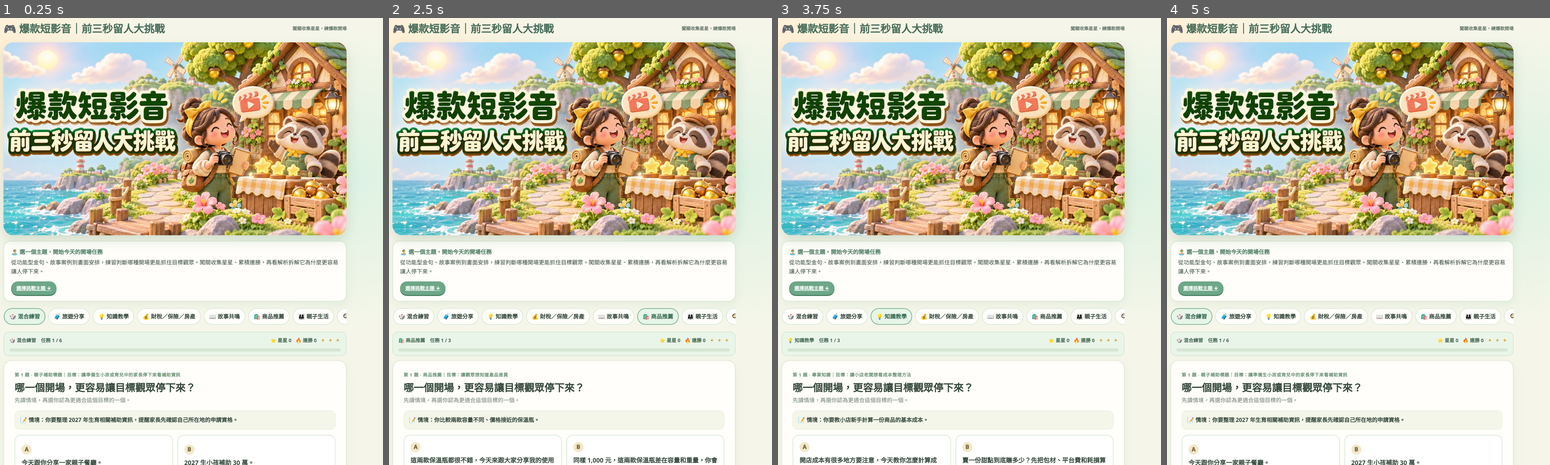
Above: before the commit, frames 1-4 (left to right).
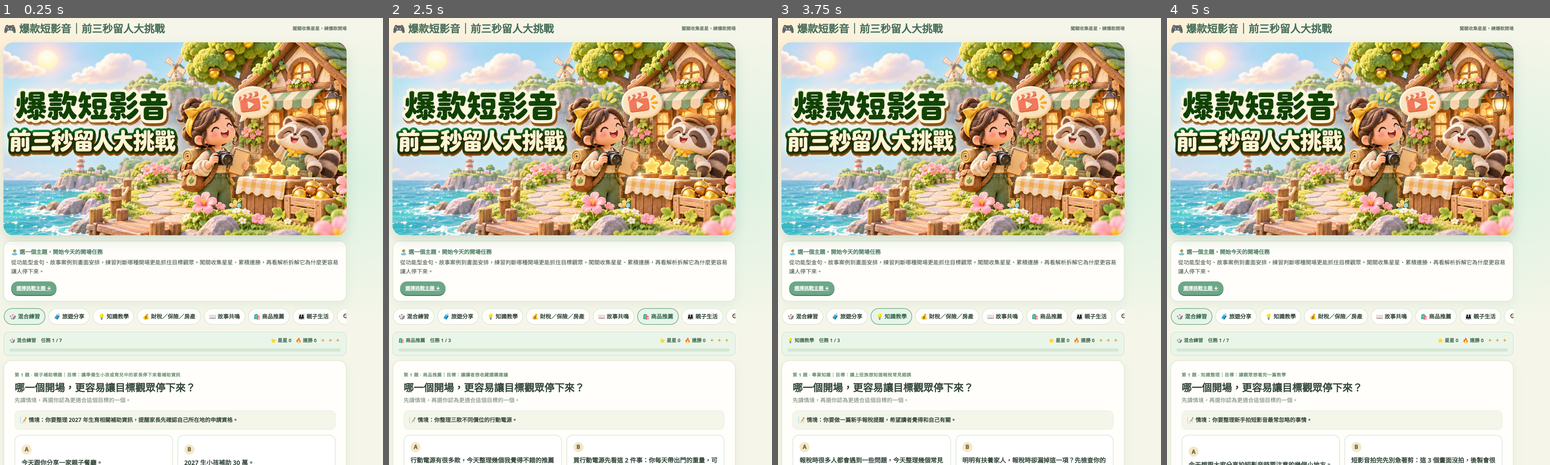
Above: after the commit, the same moments.

Repository: leonyang0512-stack/self-media-positioning-game
Game: browser game, page copywriting-observation-game/index.html
The game is run twice, just before and just after one commit, with the same random seed, the same clock (stepped at 60 frames per second) and the same inputs.
Inputs:
- Up to frame 1 (0.25 s): no input
- Up to frame 2 (2.5 s): click "🍳 美食功能型" at 1.27 s; click "A 今天跟你分享一家親子餐廳。 點一下，選擇這個做法" at 1.87 s; click "🛍️ 商品推薦" at 2.47 s
- Up to frame 3 (3.75 s): click "選擇挑戰主題 ↓" at 3.07 s; click "💡 知識教學" at 3.67 s
- Up to frame 4 (5 s): click "A 開店成本有很多地方要注意，今天教你怎麼計算成本。 點一…" (after the commit: "A 報稅時很多人都會遇到一些問題，今天整理幾個常見的狀況。…") at 4.27 s; click "🎲 混合練習" at 4.87 s

The runs differ from the first frame. In frame 1, less than 0.1% of the frame differs, in the area x 15-17%, y 71-73%; in frame 2, 0.9%; in frame 3, 1.0%; in frame 4, 1.3%, in the area x 5-86%, y 71-100%.

Commit message:
Add exercise result hook question

Diff:
--- a/copywriting-observation-game/index.html
+++ b/copywriting-observation-game/index.html
@@ -28,7 +28,8 @@
     {kind:'商品推薦',goal:'讓觀眾想知道產品差異',scenario:'你比較兩款容量不同、價格接近的保溫瓶。',a:'這兩款保溫瓶都很不錯，今天來跟大家分享我的使用心得。',b:'同樣 1,000 元，這兩款保溫瓶差在容量和重量，你會選哪個？',best:'b',why:'第二句直接交代比較條件，也把選擇問題留給觀眾。第一句只有「都不錯」，還看不出這篇能幫忙解決什麼問題。',clues:['比較條件','觀眾需求','互動問題'],lesson:'商品推薦要以真實體驗和清楚條件為基礎，避免只有稱讚、沒有可驗證資訊。'},
     {kind:'親子補助標題',goal:'讓準備生小孩或育兒中的家長停下來看補助資訊',scenario:'你要整理 2027 年生育相關補助資訊，提醒家長先確認自己所在地的申請資格。',a:'今天跟你分享一家親子餐廳。',b:' …(208 unchanged characters)…
     {kind:'知識整理',goal:'讓觀眾想看完一篇教學',scenario:'你要整理新手拍短影音最常忽略的事情。',a:'今天想跟大家分享拍短影音時要注意的幾個小地方。',b:'短影音拍完先別急著剪：這 3 個畫面沒拍，後製會很難救。',best:'b',why:'第二句先提出常見動作「拍完就剪」，再給出可能的代價與明確數量。它讓觀眾知道內容會解決什麼問題。',clues:['打破慣性','具體後果','內容承諾'],lesson:'標題承諾的「3 個畫面」要在內容裡真的交代，別讓開場跑得比內容快。'}
-  ]},
+,
+    {kind:'運動功效型標題',goal:'讓觀眾一眼看懂運動後能看到的結果',scenario:'你拍一支居家腿部訓練影片，目標是讓觀眾在前三秒停下來。',a:'教你一個瘦腿的動作。',b:'這個動作大腿少 2 公分。',best:'b',why:'功效型開場先交代結果，讓觀眾立刻知道留下來能看到什麼。A 只說要教動作，沒有明確結果；B 指出部位和可量化變化，停留理由更清楚。',clues:['結果先行','部位明確','具體數字'],lesson:'「少 2 公分」需用真實測量、交代測量時間與條件，不能暗示每個人都能得到相同效果。'}  ]},
   travel:{label:'🧳 旅遊分享',questions:[
     {kind:'旅遊分享',goal:'讓第一次去東京的人想繼續看',scenario:'你拍了一支「東京超商早餐」短片，想讓觀眾先停下來。',a:'東京超商早餐真的很方便，今天帶大家看看我買了什麼。',b:'在東京只花 500 日圓，我用超商早餐吃出一桌小旅行。',best:'b',why:'「500 日圓」提供明確成本，「吃出一桌小旅行」帶出畫面與好奇心。觀眾更容易想知道買了什麼、值不值得。',clues:['具體數字','畫面感','留下問題'],lesson:'如果實際花費不是 500 日圓，記得改成真實金額。數字有吸引力，也要站得住腳。'},
     {kind:'旅遊分享',goal:'吸引正在規劃行程的人',scenario:'你想分享一個下雨天也能去的京都行程。',a:'京都下雨天也有很多地方可以去，這次分享我的行程。',b:'京都下雨別急著取消行程：我把半天改成室內散步，還避開了人潮。',best:'b',why:'先回應觀眾正在擔心的事，再交代替代方案和一個期待結果。第一句只說「有很多地方」，資訊還不夠具體。',clues:['先回應顧慮','提出方案','結果線索'],lesson:'「避開人潮」要符合當天實際狀況，可補充時段或地點，避免讓人誤以為永遠都不擠。'},
@@ -78,7 +79,8 @@
     {kind:'運動挑戰開場',goal:'讓觀眾想追蹤一段持續變化',scenario:'你剛開始 100 天居家運動挑戰，目前只有第一天紀錄。',a:'Day 01，今天開始運動挑戰，大家一起加油。',b:'先記錄 Day 1： …(183 unchanged characters)…
     {kind:'運動挑戰開場',goal:'用微小改變讓觀眾想看後續',scenario:'你已經持續運動 7 天，感覺比較能連續做 15 分鐘。',a:'100 天挑戰 Day 7｜我已經瘦了很多，大家快來看。',b:'討厭運動 20 幾年的我，Day 7 竟然能連續做 15 分鐘。',best:'b',why:'第二句用真實起點和可觀察的微小進步，觀眾容易理解這件事為什麼值得記錄。第一句宣稱「瘦很多」卻沒有具體證據或比較基準。',clues:['個人起點','具體變化','真實可驗證'],lesson:'每次盡量穿同樣衣服、固定角度拍；體重或圍度若要分享，標明日期與測量條件。'},
     {kind:'運動系列封面',goal:'讓觀眾一眼看懂進度',ask:'哪個封面更能讓觀眾看懂這是一個持續挑戰？',scenario:'你要發布第 15 天的運動紀錄。',a:'今天運動完成！繼續努力，Day 15。',b:'1 …(189 unchanged characters)…
-  ]},
+,
+    {kind:'運動功效型標題',goal:'讓觀眾一眼看懂運動後能看到的結果',scenario:'你拍一支居家腿部訓練影片，目標是讓觀眾在前三秒停下來。',a:'教你一個瘦腿的動作。',b:'這個動作大腿少 2 公分。',best:'b',why:'功效型開場先交代結果，讓觀眾立刻知道留下來能看到什麼。A 只說要教動作，沒有明確結果；B 指出部位和可量化變化，停留理由更清楚。',clues:['結果先行','部位明確','具體數字'],lesson:'「少 2 公分」需用真實測量、交代測量時間與條件，不能暗示每個人都能得到相同效果。'}  ]},
   parenting:{label:'👨‍👩‍👧 親子省錢',questions:[
     {kind:'親子功能型開場',goal:'讓家長停下來確認自己是否能申請',scenario:'你想分享一項家長可能不知道的托育補助。',a:'我孩子好可愛，今天來分享我們家的生活。',b:'這筆托育補助你領了嗎？先確認孩子年齡和所在地條件。',best:'b',why:'家長會優先關心能不能省錢、少走冤枉路，或解決眼前很急的問題。第二句把利益和下一步都說清楚。',clues:['省錢需求','直接提問','明確下一步'],lesson:'補助名稱、金額、資格和地方加碼可能不同且會更新，發布前要查官方最新資訊。'},
     {kind:'親子功能型開場',goal:'讓租屋家長知道可能有哪些資源',scenario:'你想分享生小孩後的租屋補助資訊。',a:'生小孩租屋不用錢，這個福利一定要知道。',b:'生小孩後租屋可能有補助：先看所在地和家庭條件。',best:'b',why:'A 聽起來很有吸引力，但「租屋不用錢」容易讓人誤解成人人都能免費住。B 保留省錢利益，同時說明需要確認適用條件。',clues:['利益清楚','避免誤導','條件說明'],lesson:'租屋補助依年度、地區和個別資格不同；標題不要把「可能有補助」寫成「不用錢」。'},
